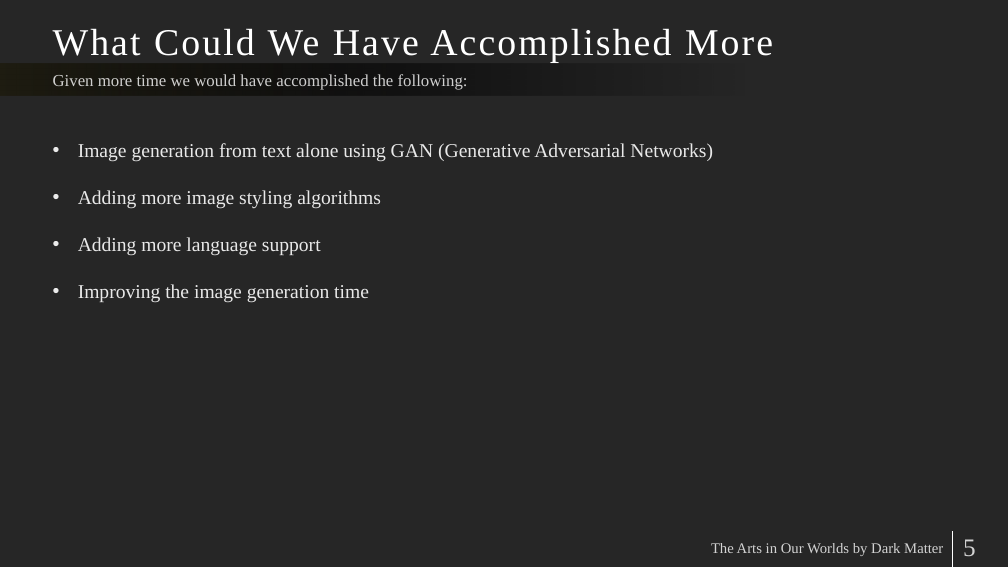
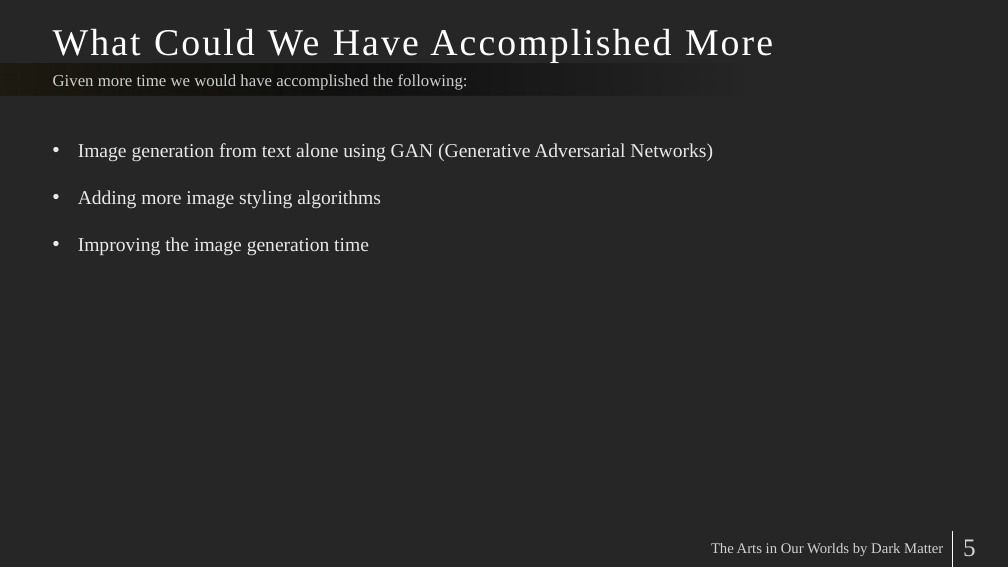
Before and after one commit to CharbelSahlani/the_art_in_our_worlds, a slide deck: slide 5 of Pitch/Team Dark Matter _The Art in Our Worlds.pptx. Drawn at 1008x567 pixels with LibreOffice and Linux fonts; fonts in the diff are those of the drawing. Boxes give left, top, right and bottom in pixels: in the first picture for what was removed or moved away, otherwise in the second. Text is boxed around its words. In the diff, an @@ line names an element or a change of style, - is before the commit and + after.

```diff
--- a/Pitch/Team Dark Matter _The Art in Our Worlds.pptx
+++ b/Pitch/Team Dark Matter _The Art in Our Worlds.pptx
@@ text at [78,237,321,255]: paragraph removed @@
-• Adding more language support
```
Also in this commit, not shown: 1 other slide changed.
